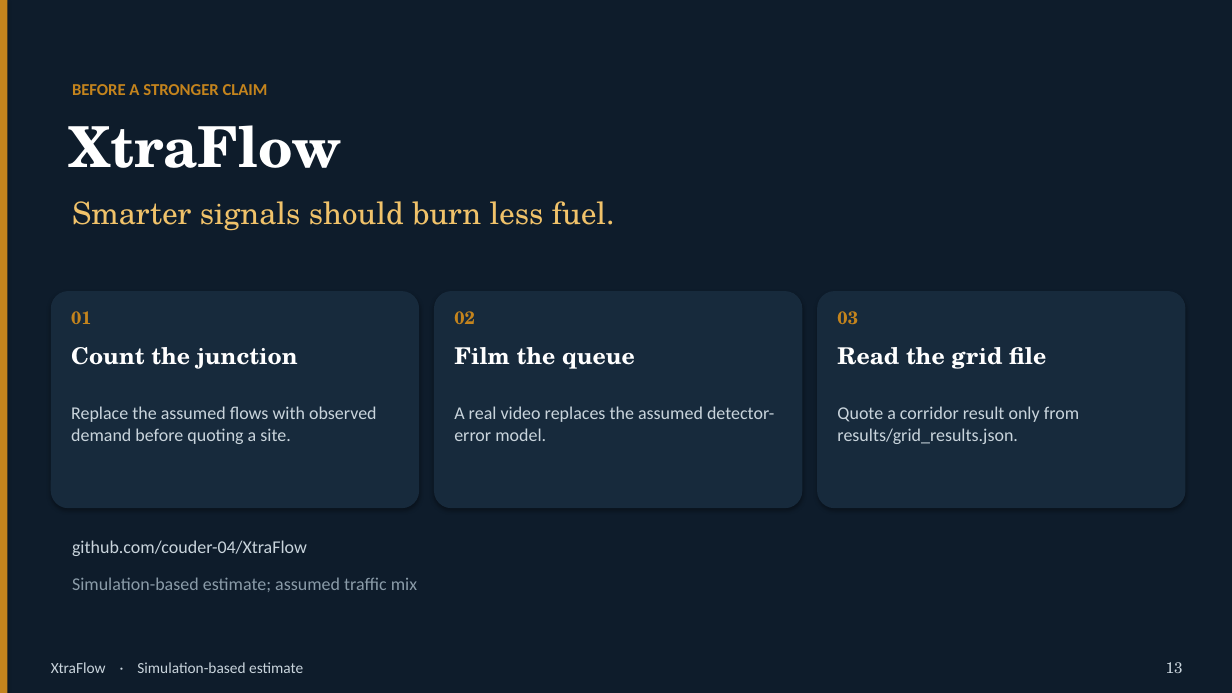
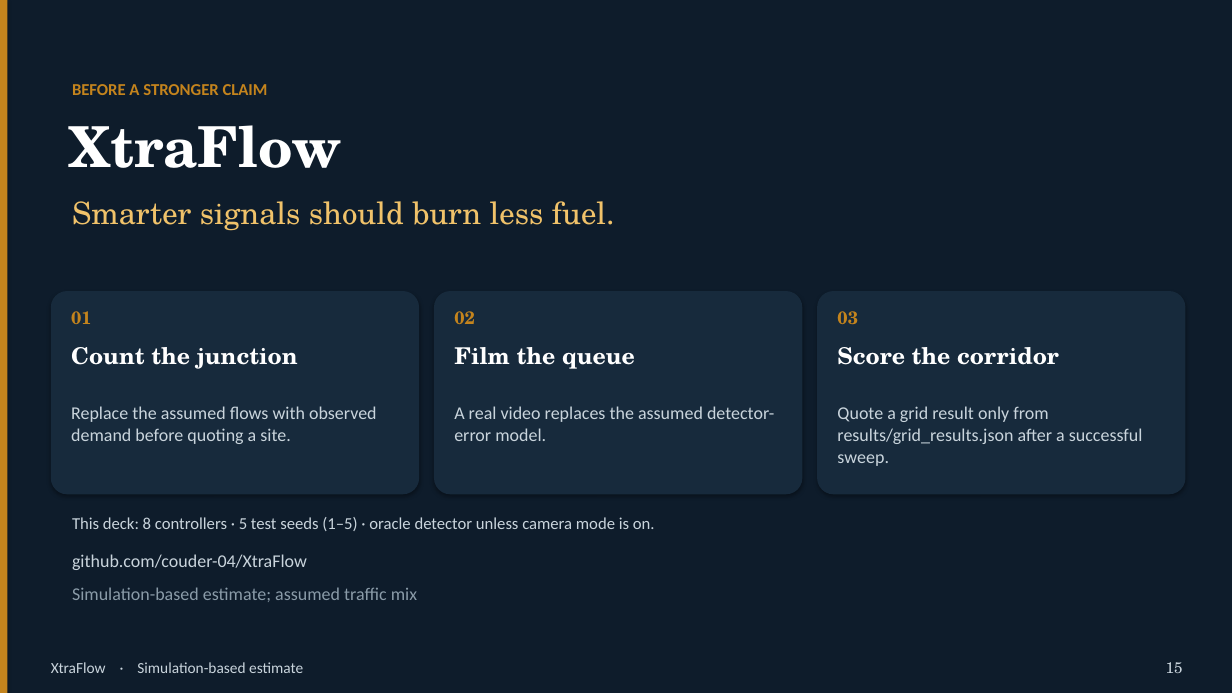
Before and after one commit to couder-04/XtraFlow, a slide deck: slide 15 of results/deck.pptx (slide 13 before the commit). Drawn at 1232x693 pixels with LibreOffice and Linux fonts; fonts in the diff are those of the drawing. Boxes give left, top, right and bottom in pixels: in the first picture for what was removed or moved away, otherwise in the second. Text is boxed around its words. In the diff, an @@ line names an element or a change of style, - is before the commit and + after.

Commit message:
Fix deck claims and regenerate the presentation from locked results.
Lead with vs-best-baseline headlines, report the published 5-seed TEST scope, and drop empty grid numbers.

```diff
--- a/results/deck.pptx
+++ b/results/deck.pptx
@@ rounded rectangle: place and size @@
-rounded rectangle at <box>51,291,420,508</box>
+rounded rectangle at <box>51,291,420,494</box>
@@ rounded rectangle: place and size @@
-rounded rectangle at <box>434,291,803,508</box>
+rounded rectangle at <box>434,291,803,494</box>
@@ rounded rectangle: place and size @@
-rounded rectangle at <box>817,291,1186,508</box>
+rounded rectangle at <box>817,291,1186,494</box>
@@ text at <box>837,347,1059,365</box>: text changed @@
-Read the grid file
+Score the corridor
@@ text at <box>837,406,1143,466</box>: text changed @@
-Quote a corridor result only from results/grid_results.json.
+Quote a grid result only from results/grid_results.json after a successful sweep.
@@ text added at <box>72,517,655,531</box>, 13 pt, text #C9D4DC @@
+This deck: 8 controllers · 5 test seeds (1–5) · oracle detector unless camera mode is on.
@@ text "github.com/couder-04/XtraFlow": place and size @@
-text "github.com/couder-04/XtraFlow" at <box>72,540,307,556</box>
+text "github.com/couder-04/XtraFlow" at <box>72,554,307,570</box>
@@ text "Simulation-based estimate; assumed traffic mix": place and size @@
-text "Simulation-based estimate; assumed traffic mix" at <box>72,577,417,592</box>
+text "Simulation-based estimate; assumed traffic mix" at <box>72,587,417,602</box>
@@ text at <box>1166,662,1183,673</box>: text changed @@
-13
+15
```
Also in this commit, not shown: 8 other slides changed, 3 slides added, 1 slide removed, 1 other file.
